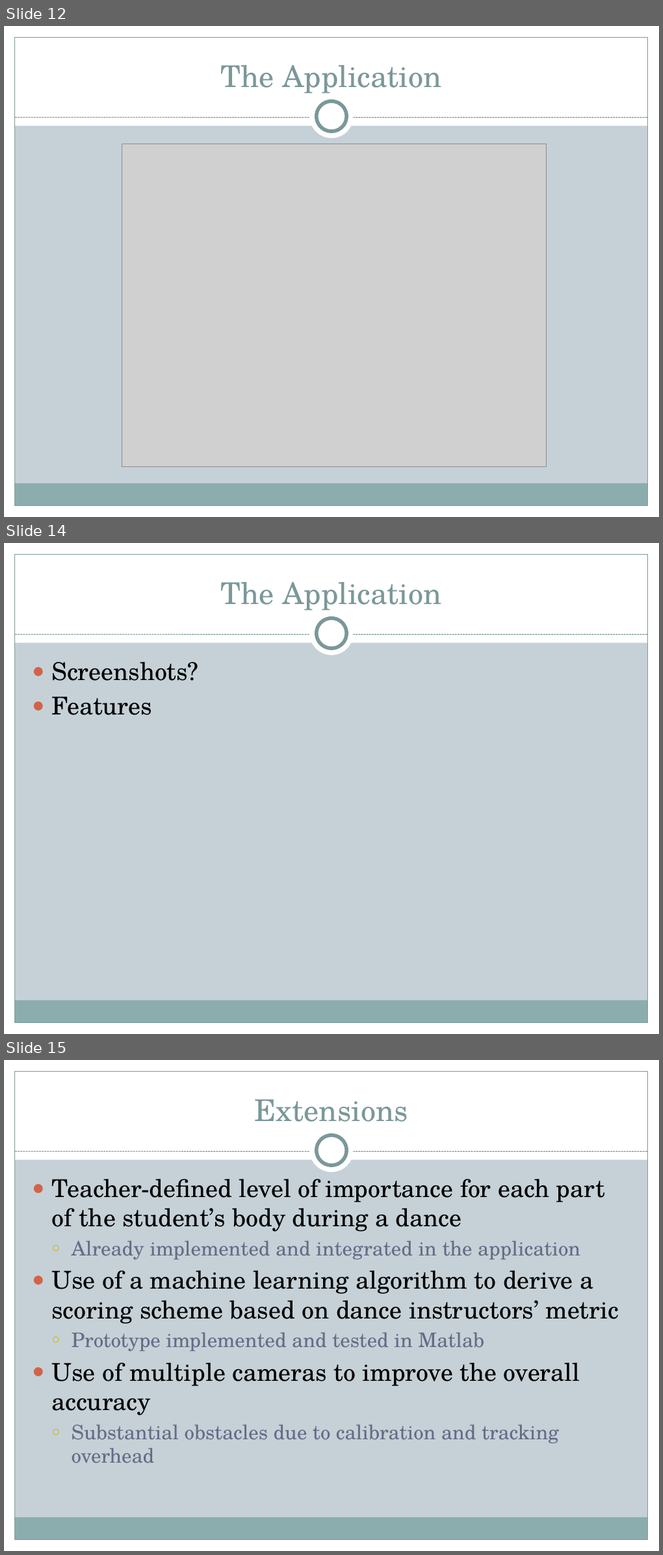
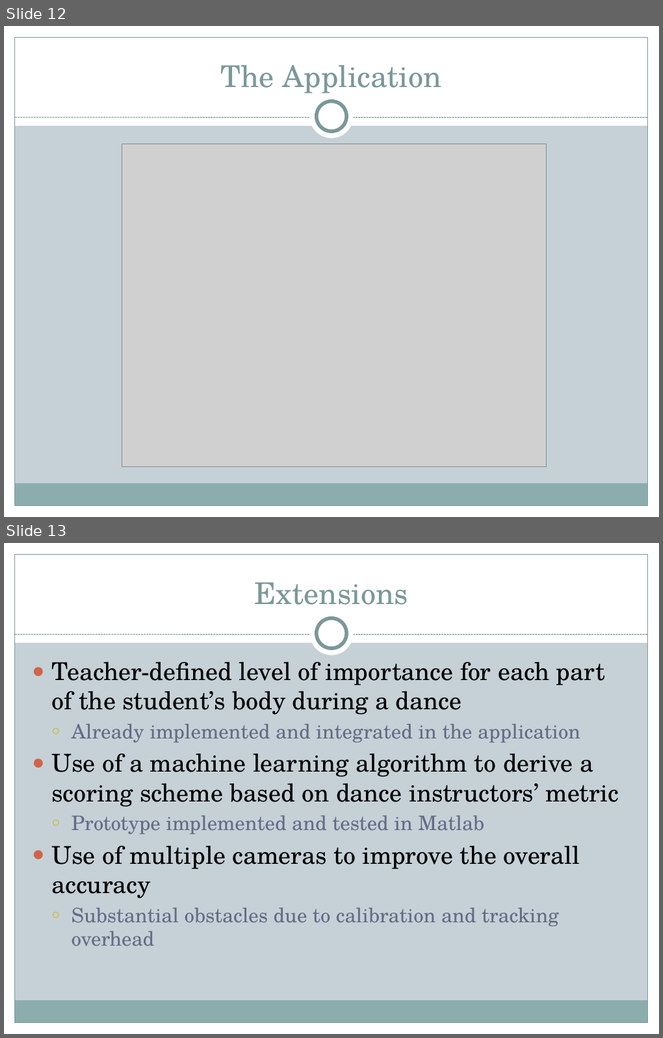
Before and after one commit to Marman1337/KinectProject, a slide deck: Presentation/Computerized Dance Classroom.pptx. Shown one above the other, each under a label of ours: slides 12, 14 and 15 before the commit, slides 12 and 13 after it; the slides between them are not shown. The pictures are 663x1555 and 663x1038 pixels, drawn with LibreOffice and Linux fonts; fonts in the diff are those of the drawing; grey boxes stand for pictures. Boxes give left, top, right and bottom in pixels: in the first picture for what was removed or moved away, otherwise in the second. Text is boxed around its words. In the diff, an @@ line names an element or a change of style, - is before the commit and + after.

```diff
--- a/Presentation/Computerized Dance Classroom.pptx
+++ b/Presentation/Computerized Dance Classroom.pptx
@@ slide 14 removed at [4,543,659,1034], background #C5D1D7; not listed: 9 template elements that a slide beside it also shows @@
@@ title removed at [220,582,441,611] @@
-The Application
@@ text removed at [51,662,198,715] @@
-● Screenshots?
-● Features
@@ what was slide 15 is now slide 13 @@
```
Also in this commit, not shown: 4 slides changed, 1 slide added, 2 other slides removed.
